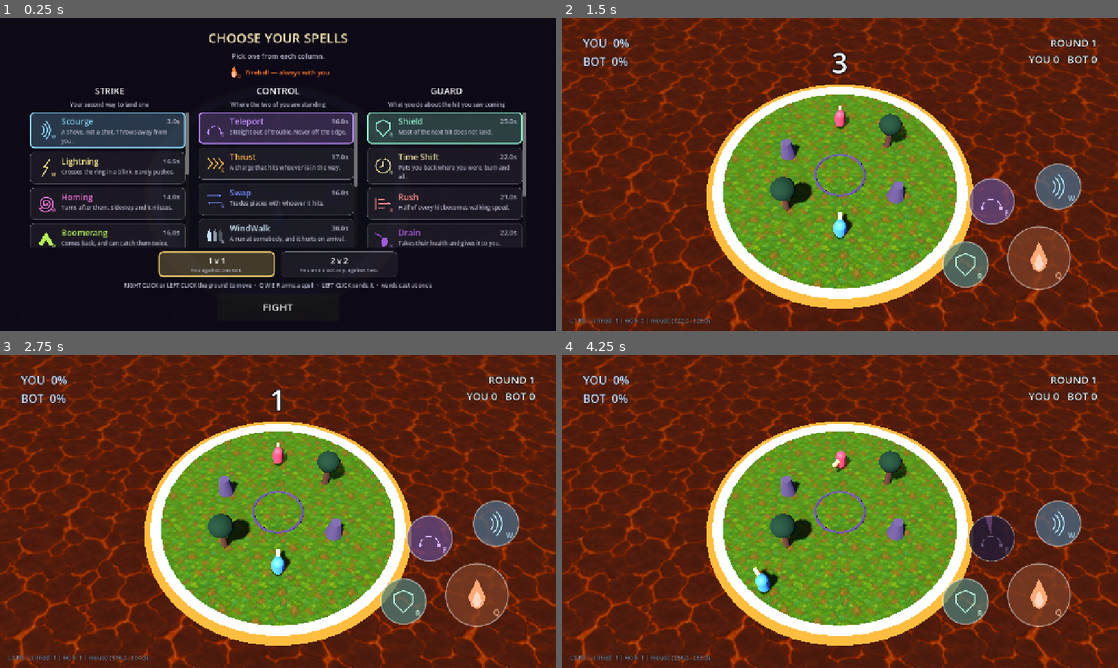
Above: before the commit, frames 1-4 (two rows, left to right).
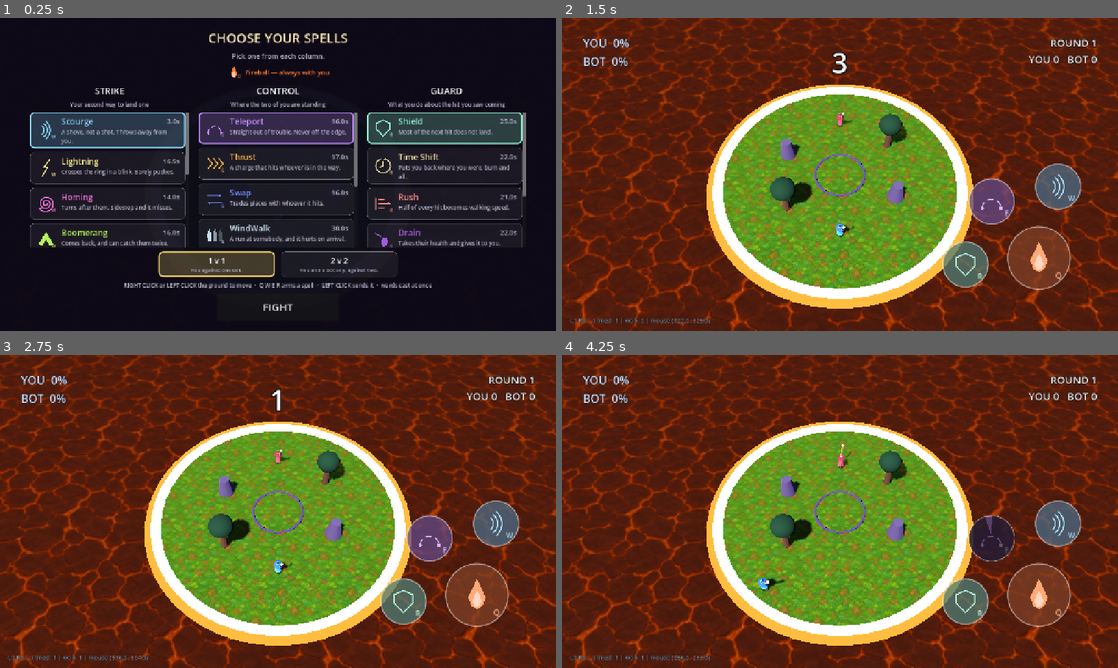
Above: after the commit, the same moments.

Repository: acansahin/spellfall
Game: Godot game, scene res://core/game/main.tscn
The game is run twice, just before and just after one commit, with the same random seed, the same clock (stepped at 60 frames per second) and the same inputs.
Inputs (mouse positions are in pixels of both pictures, inside the frame that each line leads up to):
- Up to frame 1 (0.25 s): no input
- Up to frame 2 (1.5 s): click "FIGHT" at 0.5 s; tap Enter at 1.25 s; move the mouse to (962, 158) at 1.27 s; hold Right (move_right) from 1.28 s (still down); tap Q (cast_1) at 1.35 s; click (962, 158) at 1.42 s
- Up to frame 3 (2.75 s): release Right (move_right) at 2 s; tap Space at 2 s; drag from (166, 527) to (250, 574) at 2.02 s
- Up to frame 4 (4.25 s): move the mouse to (895, 442) at 2.77 s; hold Right (move_right) 2.78-3.5 s; tap E (cast_3) at 2.85 s; tap Enter at 3.5 s; drag from (812, 574) to (673, 464) at 3.52 s

The runs differ from the first frame. In frame 2, 0.3% of the frame differs, in the area x 48-53%, y 28-71%; in frame 3, 0.3%; in frame 4, 0.4%, in the area x 34-52%, y 28-77%.

Commit message:
feat: the wizard is a walking figure with a staff, not a capsule
Hood, hood-shadow, shoulder mantle, two arms, two legs, boots, a sash, a robe
and a staff with a lit orb. The legs swing, the knees bend one way only, the body
rises on each step, the hem lags a beat behind, and the staff comes up on the
frame a spell LEAVES - so the pose is a tell rather than a reaction.

Built in code rather than modelled or downloaded, which is the third time this
project has made that call after the synthesised sounds and the vector spell
icons. The reason here is a measurement: the wizard is about a twelfth of the
screen's height, sixty pixels on a phone, and at sixty pixels a silhouette and a
walk cycle carry the whole reading while polygon count carries none of it.

Two things had to be learnt by looking at it.

The proportions have to be for a camera looking DOWN at 55 degrees, and the first
attempt's were not - built as a figure you would see from the side, it rendered
as a coloured cone with a bead on top, because from above a cone is all you can
see of a cone. What reads from up there is WIDTH: shoulder span, arms held out
from the body by a resting rotation.z, and the staff as a line across the ground
plan. The part that finally made it legible is the mantle: one wide shallow cone
at the shoulders puts a disc where the shoulders are, so the head reads as a
separate spot on a body instead of as the top of one long cone.

And the cycle advances by DISTANCE, not by time, so a slowed wizard takes slow
steps of the same length rather than fast steps that go nowhere. It is handed the
speed it is actually travelling at, knockback included: a wizard sliding out of a
hit is going somewhere and its legs should say so.

The Facing block is gone - the staff does that job and does it better. And
_tint_fighter goes through Player.set_tint now, because pushing a material onto
Visual/Body worked while a body was one capsule and stopped the moment it was a
dozen parts in four materials.

Eighteen suites green.

Co-Authored-By: Claude Opus 5 <noreply@anthropic.com>

Diff:
--- a/characters/bot/bot_wizard.tscn
+++ b/characters/bot/bot_wizard.tscn
@@ -1,13 +1,9 @@
-[gd_scene load_steps=3 format=3]
+[gd_scene load_steps=2 format=3]
 
 [ext_resource type="PackedScene" path="res://characters/player/player.tscn" id="1_base"]
-
-[sub_resource type="StandardMaterial3D" id="Mat_bot"]
-albedo_color = Color(0.882353, 0.32549, 0.4, 1)
-roughness = 0.55
 
 [node name="BotWizard" instance=ExtResource("1_base")]
 team = 1
 
 [node name="Body" parent="Visual" index="0"]
-surface_material_override/0 = SubResource("Mat_bot")
+tint = Color(0.882353, 0.32549, 0.4, 1)
--- a/characters/player/player.gd
+++ b/characters/player/player.gd
@@ -127,6 +127,10 @@
 ## Seconds left rooted. Entangle.
 var _root_timer := 0.0
 
+## Set on the frame a spell leaves and consumed by the rig on the same tick. A flag rather
+## than a signal because exactly one thing reads it and it must not survive to a second frame.
+var _cast_tell := false
+
 ## A flat walking-speed bonus with its own clock, separate from the one Rush banks.
 ##
 ## Two of them, because they expire differently: Rush's is tied to the shield that earned
@@ -162,6 +166,7 @@
 var _eliminated := false
 
 @onready var _visual: Node3D = $Visual
+@onready var _rig: WizardRig = get_node_or_null(^"Visual/Body") as WizardRig
 
 ## Optional, like the spellbook. A fighter without these simply shows nothing.
 @onready var _shield_visual: Node3D = get_node_or_null(^"Visual/Shield") as Node3D
@@ -216,6 +221,7 @@
 	move_and_slide()
 	_decay_knockback(delta)
 	_face(delta)
+	_animate_rig(delta)
 	_service_casting()
 
 
@@ -271,6 +277,33 @@
 		velocity.y = -0.1
 	else:
 		velocity.y -= _gravity * delta
+
+
+## Poses the wizard for this frame.
+##
+## It is handed the SPEED it is actually travelling at, knockback included, rather than what
+## the thumb asked for. A wizard sliding backwards out of a hit should have its legs moving -
+## it is going somewhere - and one pressing into a wall it cannot pass should not, because it
+## is not. The rig knows nothing about either situation; it only ever sees a number.
+func _animate_rig(delta: float) -> void:
+	if _rig == null:
+		return
+	var travel := Vector2(velocity.x, velocity.z).length()
+	_rig.animate(delta, travel, move_speed + _speed_bonus + _move_bonus, _cast_tell)
+	_cast_tell = false
+
+
+## Raises the staff. Called by the ability component the moment a spell leaves, so the pose
+## and the bolt begin on the same frame.
+func tell_cast() -> void:
+	_cast_tell = true
+
+
+## Recolours the wizard's cloth. One door, so the level does not have to know what a rig is
+## made of - which it did when the body was a single capsule with a single material.
+func set_tint(colour: Color) -> void:
+	if _rig != null:
+		_rig.set_tint(colour)
 
 
 func _face(delta: float) -> void:
--- a/characters/player/player.tscn
+++ b/characters/player/player.tscn
@@ -12,6 +12,7 @@
 [ext_resource type="Script" path="res://vfx/aim_indicator.gd" id="10_aim"]
 [ext_resource type="Script" path="res://characters/components/health_component.gd" id="11_health"]
 [ext_resource type="Script" path="res://vfx/health_bar.gd" id="12_bar"]
+[ext_resource type="Script" path="res://characters/player/wizard_rig.gd" id="13_rig"]
 
 [sub_resource type="CapsuleShape3D" id="CapsuleShape3D_body"]
 radius = 0.5
@@ -61,14 +62,9 @@
 
 [node name="Visual" type="Node3D" parent="."]
 
-[node name="Body" type="MeshInstance3D" parent="Visual"]
-mesh = SubResource("CapsuleMesh_body")
-surface_material_override/0 = SubResource("Mat_body")
-
-[node name="Facing" type="MeshInstance3D" parent="Visual"]
-transform = Transform3D(1, 0, 0, 0, 1, 0, 0, 0, 1, 0, 0.3, -0.75)
-mesh = SubResource("BoxMesh_facing")
-surface_material_override/0 = SubResource("Mat_facing")
+[node name="Body" type="Node3D" parent="Visual"]
+script = ExtResource("13_rig")
+tint = Color(0.309804, 0.678431, 0.933333, 1)
 
 [node name="Shield" type="MeshInstance3D" parent="Visual"]
 visible = false
--- /dev/null
+++ b/characters/player/wizard_rig.gd
@@ -0,0 +1,375 @@
+class_name WizardRig
+extends Node3D
+
+## A hooded wizard with a staff, built out of primitives and animated by hand.
+##
+## It replaces a capsule. The capsule was honest placeholder art and it stopped being enough
+## the moment the ground and the lava had textures on them: a painted world with a pill
+## standing in it reads as unfinished in a way that a painted world with a walking figure does
+## not, however simple the figure is.
+##
+## BUILT IN CODE, not modelled, and that is the same decision the rest of this project has
+## already made twice - every sound is synthesised in `audio/`, every spell icon is a vector
+## shape in `vfx/spell_glyph.gd`. The reason here is specific though, and it is a measurement
+## rather than a preference: **the wizard is about a twelfth of the screen's height**, which on
+## a phone is sixty pixels. At sixty pixels a silhouette and a walk cycle carry the whole
+## reading and polygon count carries none of it. A downloaded character model would be more
+## detail delivered to a size that cannot show it, and it would arrive with a licence, an
+## import pipeline and a rig this repo would then have to keep working.
+##
+## What it IS made of matters more than how many parts there are: a hood and a hem, because
+## those two are the silhouette; legs that swing, because motion at this size is what says
+## "walking" rather than "sliding"; and a staff, because the staff is the only part that says
+## which way this wizard is facing at a glance.
+
+## Metres the body travels in one full cycle - two steps.
+##
+## The stride, not the frame rate, is what keeps feet from skating: the cycle is advanced by
+## DISTANCE COVERED, so a wizard slowed to a crawl takes slow steps of the same length rather
+## than fast steps that go nowhere. At the map's 1.641 m/s this comes out at about 1.1 cycles
+## a second, which is an ordinary walking cadence.
+const STRIDE := 1.5
+
+## How far a leg swings at full speed, in radians. 0.58 is about 33 degrees.
+##
+## Larger than a real walk, deliberately. At sixty pixels a true 20-degree swing is three
+## pixels of foot travel and reads as a slide; the exaggeration is what makes the motion
+## survive the size, and it is the same reason the map's own units over-swing.
+const LEG_SWING := 0.58
+
+## How far the free arm counter-swings. Less than the legs, as a real arm does.
+const ARM_SWING := 0.30
+
+## How high the body rises on each step, in metres. Twice a cycle, because both feet do it.
+const BOB := 0.035
+
+## Seconds a cast pose takes to reach and to fall back from.
+const CAST_RISE := 0.10
+const CAST_FALL := 0.40
+
+## The wizard's own colour. The level sets it per side; everything cloth-coloured takes it and
+## everything skin-, wood- or metal-coloured deliberately does not, so four wizards in four
+## tints are still four wizards rather than four colours.
+var tint := Color(0.31, 0.68, 0.93)
+
+var _phase := 0.0
+var _cast := 0.0
+var _idle := 0.0
+var _lean := 0.0
+
+# Joints. Rotating a parent carries its children, which is the whole of the rig: swinging
+# `_hip_l` swings the shin and the boot with it, and nothing has to be posed twice.
+var _root: Node3D
+var _torso: Node3D
+var _hip_l: Node3D
+var _hip_r: Node3D
+var _knee_l: Node3D
+var _knee_r: Node3D
+var _shoulder_l: Node3D
+var _shoulder_r: Node3D
+var _hem: Node3D
+var _head: Node3D
+var _orb: MeshInstance3D
+
+var _cloth: StandardMaterial3D
+var _skin: StandardMaterial3D
+var _wood: StandardMaterial3D
+var _glow: StandardMaterial3D
+
+
+func _ready() -> void:
+	_build()
+	set_tint(tint)
+
+
+## Recolours the cloth. Called by the level once, per side.
+func set_tint(colour: Color) -> void:
+	tint = colour
+	if _cloth == null:
+		return
+	_cloth.albedo_color = colour
+	# The hood reads as the same garment only if it is the same hue; a darker value is what
+	# makes it read as a separate layer rather than as a paint mistake.
+	pass
+
+
+## Poses the figure for this frame.
+##
+## `speed` is the wizard's horizontal speed in m/s and `top_speed` what it can manage, so the
+## rig can tell a crawl from a sprint without knowing anything about the movement rules.
+## `casting` is true on the frame a spell leaves.
+func animate(delta: float, speed: float, top_speed: float, casting: bool) -> void:
+	if _root == null:
+		return
+	if casting:
+		_cast = 1.0
+	# Two different rates, because a pose that snaps up and snaps back has no weight to it.
+	if _cast > 0.0:
+		_cast = maxf(0.0, _cast - delta / (CAST_FALL if _cast < 0.999 else CAST_RISE))
+
+	var moving := speed > 0.05
+	# Advance by DISTANCE, not by time. See STRIDE.
+	_phase = fposmod(_phase + (speed * delta / STRIDE) * TAU, TAU)
+	_idle += delta
+	var drive: float = clampf(speed / maxf(top_speed, 0.001), 0.0, 1.4)
+	# A wizard that has stopped keeps its legs where they are rather than freezing mid-stride:
+	# the swing is scaled to nothing, so the pose relaxes toward standing on its own.
+	var swing := LEG_SWING * drive
+	var arm := ARM_SWING * drive
+
+	var left := sin(_phase)
+	var right := sin(_phase + PI)
+
+	_hip_l.rotation.x = left * swing
+	_hip_r.rotation.x = right * swing
+	# A knee only bends one way. `max(0, ...)` is what stops the shin folding forwards through
+	# the thigh, which is the single thing that makes a hand-animated walk look wrong.
+	_knee_l.rotation.x = -maxf(0.0, -cos(_phase)) * swing * 1.6
+	_knee_r.rotation.x = -maxf(0.0, -cos(_phase + PI)) * swing * 1.6
+
+	# The free arm counter-swings the leg on its own side. The staff arm mostly does not - it
+	# is carrying something - which is what makes the two sides read differently while walking.
+	_shoulder_l.rotation.x = right * arm
+	var carry := left * arm * 0.35
+	# The cast overrides it: the staff comes up and forward, and it comes up fast.
+	var raised: float = _ease(_cast)
+	_shoulder_r.rotation.x = lerpf(carry, -1.55, raised)
+	# ADDED to the resting angle the arms are built with, not assigned over it - assigning
+	# drops the arm back against the body the moment a spell is cast, which is the opposite of
+	# the pose being a tell.
+	_shoulder_r.rotation.z = -0.34 + raised * 0.30
+	_shoulder_l.rotation.z = 0.34 - raised * 0.10
+
+	# Both feet push, so the body rises twice a cycle. Standing still it breathes instead.
+	var bob := absf(sin(_phase)) * BOB * drive
+	if not moving:
+		bob = sin(_idle * 1.9) * 0.012
+	_torso.position.y = bob
+	_torso.rotation.z = sin(_phase) * 0.05 * drive
+	# Leaning into the walk, damped so a hit that stops the wizard does not snap it upright.
+	_lean = lerpf(_lean, drive * 0.12, clampf(delta * 6.0, 0.0, 1.0))
+	_root.rotation.x = _lean
+
+	# The hem swings a beat behind the legs, which is most of what sells cloth at this size.
+	_hem.rotation.x = -sin(_phase - 0.6) * 0.10 * drive
+	_hem.rotation.z = cos(_phase - 0.6) * 0.06 * drive
+	# The head stays level while the body leans, the way a person's does.
+	_head.rotation.x = -_lean * 0.6
+	if _orb != null:
+		# The orb brightens as the staff comes up, so a cast reads before the bolt exists.
+		var mat: StandardMaterial3D = _orb.get_surface_override_material(0)
+		if mat != null:
+			mat.emission_energy_multiplier = 1.2 + raised * 4.0
+
+
+## Smooth in, so the staff accelerates rather than teleporting to the raised pose.
+func _ease(value: float) -> float:
+	return value * value * (3.0 - 2.0 * value)
+
+
+# ---------------------------------------------------------------------------------------
+# Building it
+#
+# Every measurement below is in metres, and y = 0 is the CAPSULE'S CENTRE, not the ground -
+# the collision shape this hangs inside spans -1.0 to +1.0, so the feet are at -1.0.
+# ---------------------------------------------------------------------------------------
+
+func _build() -> void:
+	_cloth = _material(tint, 0.85)
+	# Deliberately not tinted: a wizard's face and its staff are the same in every colour, and
+	# that is what keeps four tinted wizards reading as four PEOPLE rather than four swatches.
+	_skin = _material(Color(0.86, 0.71, 0.58), 0.7)
+	# Light enough to read against grass and against the wizard's own shadow, which is where
+	# the staff spends half its time. At 0.40 it was a dark line on a dark patch.
+	_wood = _material(Color(0.74, 0.58, 0.38), 0.85)
+	_glow = _material(Color(1.0, 0.95, 0.75), 0.3)
+	_glow.emission_enabled = true
+	_glow.emission = Color(1.0, 0.86, 0.5)
+	_glow.emission_energy_multiplier = 1.2
+
+	_root = Node3D.new()
+	_root.name = "Root"
+	# A little larger than the collision it stands in. The capsule is 2m tall and half of that
+	# is hidden under a robe and a hood; the FIGURE reads at about 1.75m, and at sixty pixels
+	# on screen the difference between 1.75 and 1.9 is the difference between a person and a
+	# smudge. Nothing about the fight changes - the collision shape is untouched.
+	_root.scale = Vector3.ONE * 1.09
+	add_child(_root)
+
+	# --- legs. Hips first, so a swing carries the shin and the boot with it ----------------
+	_hip_l = _joint(_root, "HipL", Vector3(-0.12, -0.34, 0.0))
+	_hip_r = _joint(_root, "HipR", Vector3(0.12, -0.34, 0.0))
+	# Trousers and boots in their own browns rather than in the robe's colour. Two masses that
+	# move against each other read as a person walking; one mass reads as a cone sliding.
+	var _leg := _material(Color(0.30, 0.26, 0.30), 0.9)
+	var boot_colour := _material(Color(0.42, 0.32, 0.24), 0.9)
+	for side in [[_hip_l, "L"], [_hip_r, "R"]]:
+		var hip: Node3D = side[0]
+		_limb(hip, "Thigh", 0.30, 0.080, 0.070, _leg)
+		var knee := _joint(hip, "Knee" + String(side[1]), Vector3(0.0, -0.30, 0.0))
+		_limb(knee, "Shin", 0.28, 0.070, 0.055, _leg)
+		var boot := _box(knee, "Boot", Vector3(0.13, 0.09, 0.24), boot_colour)
+		boot.position = Vector3(0.0, -0.315, 0.03)
+		if String(side[1]) == "L":
+			_knee_l = knee
+		else:
+			_knee_r = knee
+
+	# --- torso. Everything above the hips hangs off this, so the bob moves all of it -------
+	_torso = _joint(_root, "Torso", Vector3(0.0, 0.0, 0.0))
+
+	# THE PROPORTIONS BELOW ARE FOR A CAMERA LOOKING DOWN AT 55 DEGREES, and the first attempt
+	# was not. Built as a figure you would see from the side - tall hood, long robe, arms at
+	# the sides - it came out as a blue cone with a bead on top, because from above a cone is
+	# all you can see of a cone. What reads from up there is WIDTH: the span of the shoulders,
+	# the arms held out from the body, and the staff as a line across the ground plan. Height
+	# is the one dimension this camera throws away, so nothing important is stacked vertically.
+
+	# The robe. Narrower than the shoulders on purpose, so the figure is not one silhouette
+	# from hem to hood, and short enough that the boots show under it and the walk is visible.
+	_hem = _joint(_torso, "Hem", Vector3(0.0, -0.26, 0.0))
+	# Short. A floor-length robe hides the legs, and the legs are the animation - a hooded
+	# figure that glides is exactly what this was replacing.
+	var skirt := _cone(_hem, "Skirt", 0.36, 0.17, 0.27, _cloth)
+	skirt.position = Vector3(0.0, -0.18, 0.0)
+
+	var chest := _cone(_torso, "Chest", 0.50, 0.19, 0.23, _cloth)
+	chest.position = Vector3(0.0, 0.0, 0.0)
+
+	var sash := _cylinder(_torso, "Sash", 0.09, 0.215, _material(
+		Color(tint.r * 0.42, tint.g * 0.42, tint.b * 0.42), 0.8))
+	sash.position = Vector3(0.0, -0.20, 0.0)
+
+	# A MANTLE over the shoulders - a wide, shallow cone. This is the single part that makes
+	# the figure legible from above: it puts a disc where the shoulders are, so the head reads
+	# as a separate spot sitting on a body instead of as the top of one long cone.
+	var mantle := _cone(_torso, "Mantle", 0.13, 0.15, 0.36, _material(
+		Color(tint.r * 0.62, tint.g * 0.62, tint.b * 0.68), 0.85))
+	mantle.position = Vector3(0.0, 0.24, 0.0)
+
+	# --- arms, held OUT from the body ------------------------------------------------------
+	#
+	# The Z rotations are what make the arms visible at all. Hanging straight down they sit
+	# inside the mantle's outline and the wizard has none.
+	_shoulder_l = _joint(_torso, "ShoulderL", Vector3(-0.235, 0.20, 0.0))
+	_shoulder_l.rotation.z = 0.34
+	_limb(_shoulder_l, "ArmL", 0.44, 0.070, 0.052, _cloth)
+	var hand_l := _sphere(_shoulder_l, "HandL", 0.055, _skin)
+	hand_l.position = Vector3(0.0, -0.46, 0.0)
+
+	_shoulder_r = _joint(_torso, "ShoulderR", Vector3(0.235, 0.20, 0.0))
+	_shoulder_r.rotation.z = -0.34
+	_limb(_shoulder_r, "ArmR", 0.44, 0.070, 0.052, _cloth)
+	var hand_r := _sphere(_shoulder_r, "HandR", 0.055, _skin)
+	hand_r.position = Vector3(0.0, -0.46, 0.0)
+
+	# --- the staff, in the right hand ------------------------------------------------------
+	#
+	# Held in the hand and therefore a CHILD of the shoulder: raising the arm raises the staff
+	# with it, and nothing has to keep the two in step.
+	#
+	# Long, and leaning across the body rather than standing upright. Upright, this camera sees
+	# a dot; leaning, it sees a line - and a line is the only thing at this size that says
+	# which way a wizard is facing before it has cast anything.
+	var staff := _joint(_shoulder_r, "Staff", Vector3(0.0, -0.44, 0.0))
+	staff.rotation = Vector3(0.34, 0.0, 0.20)
+	var shaft := _cylinder(staff, "Shaft", 1.90, 0.060, _wood)
+	shaft.position = Vector3(0.0, 0.48, 0.0)
+	_orb = _sphere(staff, "Orb", 0.10, _glow)
+	_orb.position = Vector3(0.0, 1.50, 0.0)
+	# Three prongs around the orb, so the head of the staff is a shape rather than a bead.
+	for i in 3:
+		var angle := TAU * float(i) / 3.0
+		var prong := _box(staff, "Prong%d" % i, Vector3(0.022, 0.19, 0.022), _wood)
+		prong.position = Vector3(sin(angle) * 0.085, 1.41, cos(angle) * 0.085)
+		prong.rotation = Vector3(cos(angle) * 0.55, 0.0, -sin(angle) * 0.55)
+
+	# --- head and hood ----------------------------------------------------------------------
+	#
+	# Small. The first attempt gave it a 0.42m cone that was wider than the chest and taller
+	# than the head inside it, and from above that is the entire wizard.
+	_head = _joint(_torso, "Head", Vector3(0.0, 0.30, 0.0))
+	var face := _sphere(_head, "Face", 0.125, _skin)
+	face.position = Vector3(0.0, 0.13, 0.0)
+	var hood := _cone(_head, "Hood", 0.26, 0.012, 0.165, _cloth)
+	hood.position = Vector3(0.0, 0.21, -0.015)
+	hood.rotation = Vector3(-0.26, 0.0, 0.0)
+	# The shadow inside it. Not black - nothing in this game is - a deep version of the cloth.
+	var shade := _sphere(_head, "Shade", 0.105, _material(
+		Color(tint.r * 0.24, tint.g * 0.24, tint.b * 0.30), 1.0))
+	shade.position = Vector3(0.0, 0.14, 0.055)
+	shade.scale = Vector3(1.0, 1.0, 0.55)
+
+
+func _material(colour: Color, roughness: float) -> StandardMaterial3D:
+	var mat := StandardMaterial3D.new()
+	mat.albedo_color = colour
+	mat.roughness = roughness
+	return mat
+
+
+func _joint(parent: Node3D, name_: String, at: Vector3) -> Node3D:
+	var node := Node3D.new()
+	node.name = name_
+	node.position = at
+	parent.add_child(node)
+	return node
+
+
+## A tapered limb hanging DOWN from a joint, with its top at the joint's origin.
+##
+## Hanging down rather than centred is what makes the rig readable: a joint's rotation is the
+## angle of the thing below it, so `_hip_l.rotation.x` is literally how far that leg has
+## swung.
+func _limb(parent: Node3D, name_: String, length: float, top: float, bottom: float,
+		mat: StandardMaterial3D) -> MeshInstance3D:
+	var node := _cone(parent, name_, length, bottom, top, mat)
+	node.position = Vector3(0.0, -length * 0.5, 0.0)
+	return node
+
+
+func _cone(parent: Node3D, name_: String, height: float, top: float, bottom: float,
+		mat: StandardMaterial3D) -> MeshInstance3D:
+	var mesh := CylinderMesh.new()
+	mesh.top_radius = top
+	mesh.bottom_radius = bottom
+	mesh.height = height
+	# Eight sides. Enough to read as round at sixty pixels, few enough that the facets do the
+	# same job a hand-painted highlight would.
+	mesh.radial_segments = 8
+	mesh.rings = 1
+	return _mesh(parent, name_, mesh, mat)
+
+
+func _cylinder(parent: Node3D, name_: String, height: float, radius: float,
+		mat: StandardMaterial3D) -> MeshInstance3D:
+	return _cone(parent, name_, height, radius, radius, mat)
+
+
+func _sphere(parent: Node3D, name_: String, radius: float,
+		mat: StandardMaterial3D) -> MeshInstance3D:
+	var mesh := SphereMesh.new()
+	mesh.radius = radius
+	mesh.height = radius * 2.0
+	mesh.radial_segments = 10
+	mesh.rings = 5
+	return _mesh(parent, name_, mesh, mat)
+
+
+func _box(parent: Node3D, name_: String, size: Vector3,
+		mat: StandardMaterial3D) -> MeshInstance3D:
+	var mesh := BoxMesh.new()
+	mesh.size = size
+	return _mesh(parent, name_, mesh, mat)
+
+
+func _mesh(parent: Node3D, name_: String, mesh: Mesh,
+		mat: StandardMaterial3D) -> MeshInstance3D:
+	var node := MeshInstance3D.new()
+	node.name = name_
+	node.mesh = mesh
+	# An override rather than the mesh's own material, so two wizards sharing a mesh cannot
+	# share a colour. Every instance builds its own here anyway, but the rule is cheap.
+	node.set_surface_override_material(0, mat)
+	parent.add_child(node)
+	return node
--- a/core/game/main.gd
+++ b/core/game/main.gd
@@ -979,19 +979,15 @@
 	return fighter
 
 
-## Recolours a wizard's body. Four capsules in two shades of the same colour would be a fight
-## nobody can read, and the tint is the only thing telling them apart while everything is
-## untextured primitives.
+## Recolours a wizard's cloth. Four wizards in two shades of the same colour would be a fight
+## nobody can read, and the tint is the only thing telling them apart.
+##
+## Through the FIGHTER rather than by reaching into its scene. This used to build a material
+## and push it onto `Visual/Body`, which worked while a body was one capsule and stopped
+## working the moment it was a dozen parts in four materials. The wizard knows which of its
+## own parts are cloth; nothing else needs to.
 func _tint_fighter(fighter: Player, tint: Color) -> void:
-	var body := fighter.get_node_or_null(^"Visual/Body") as MeshInstance3D
-	if body == null:
-		return
-	# A fresh material rather than an edit of the scene's, which every instance of
-	# `bot_wizard.tscn` shares - recolouring it would recolour the opposition too.
-	var material := StandardMaterial3D.new()
-	material.albedo_color = tint
-	material.roughness = 0.55
-	body.set_surface_override_material(0, material)
+	fighter.set_tint(tint)
 
 
 ## What the SCORE calls a side. The player's side is "YOU" in both modes, so a caller that
@@ -1087,6 +1083,11 @@
 		_last_cast_dir = direction
 		_last_cast_id = ability.id
 	_feel.cast(ability, caster == _player)
+	# The staff comes up on the same frame the spell leaves, so the pose is a TELL rather than
+	# a reaction - which is the whole of why a wizard reads as casting at sixty pixels tall.
+	var thrower := caster as Player
+	if thrower != null and is_instance_valid(thrower):
+		thrower.tell_cast()
 	match ability.cast_type:
 		Ability.CastType.PROJECTILE:
 			if ability.stream_count > 1:
Not shown: 1 places in characters/player/player.tscn that only renumber resources
Not shown, added: characters/player/wizard_rig.gd.uid
Not shown, changed: ARCHITECTURE.md
Not shown, changed: GAME_DESIGN.md
Not shown, changed: TASKS.md
Not shown, changed: docs/arena-art-prompt.md
